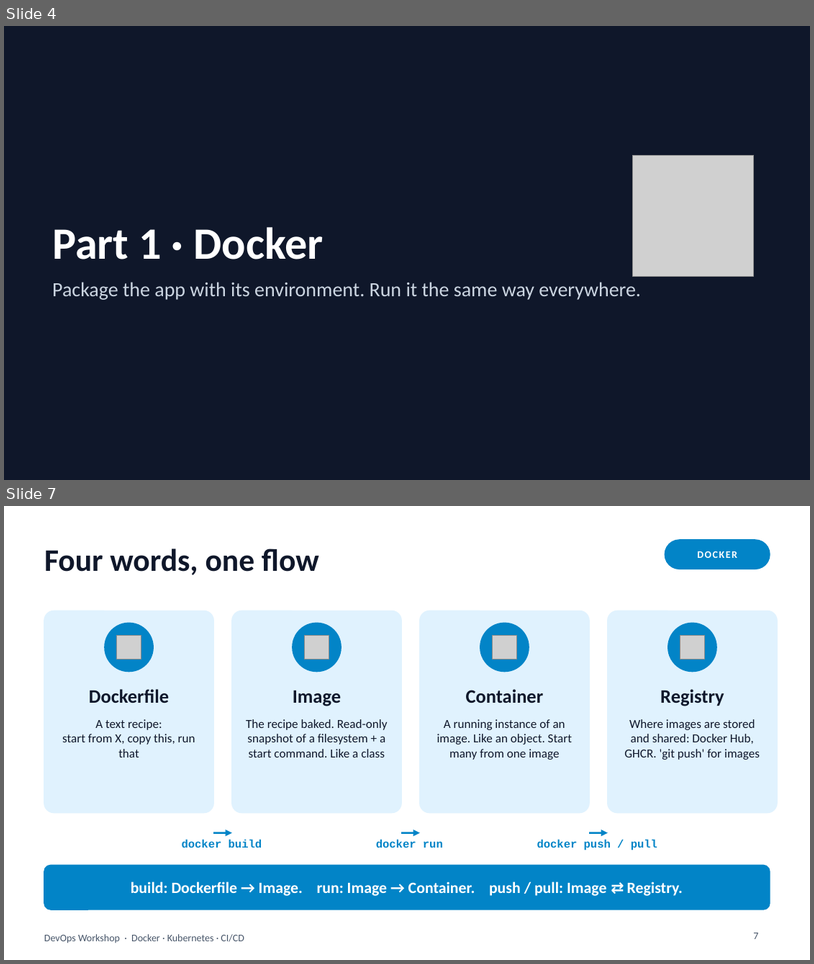
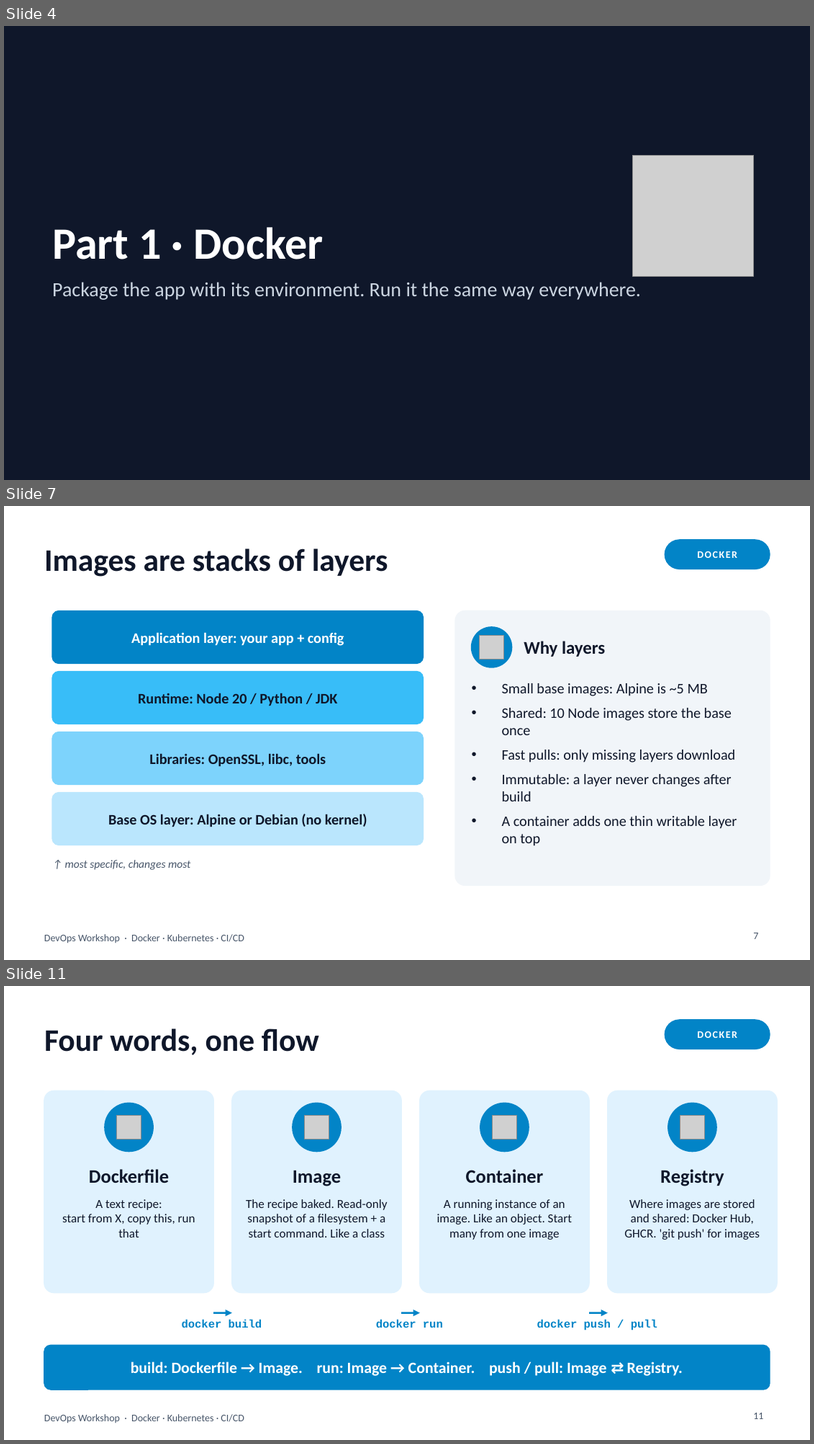
Before and after one commit to Atomiicradius/devops-session-10-26, a slide deck: slides/devops-workshop.pptx. Shown one above the other, each under a label of ours: slides 4 and 7 before the commit, slides 4, 7 and 11 after it; the slides between them are not shown. The pictures are 814x964 and 814x1444 pixels, drawn with LibreOffice and Linux fonts; fonts in the diff are those of the drawing; grey boxes stand for pictures. Boxes give left, top, right and bottom in pixels: in the first picture for what was removed or moved away, otherwise in the second. Text is boxed around its words. In the diff, an @@ line names an element or a change of style, - is before the commit and + after.

```diff
--- a/slides/devops-workshop.pptx
+++ b/slides/devops-workshop.pptx
@@ slide 7 added at <box>4,506,810,960</box>, background #FFFFFF; not listed: 1 template element that a slide beside it also shows @@
@@ title added at <box>44,548,388,577</box>, 28 pt, text #0F172A, bold @@
+Images are stacks of layers
@@ rounded rectangle added at <box>665,540,770,569</box>, fill #0284C7, outline #0284C7 1 pt @@
@@ text added at <box>697,551,738,558</box>, 9 pt, text #FFFFFF, bold @@
+DOCKER
@@ rounded rectangle added at <box>52,611,423,663</box>, fill #0284C7, outline #0284C7 1 pt @@
@@ rounded rectangle added at <box>455,611,770,885</box>, fill #F1F5F9, outline #F1F5F9 1 pt @@
@@ text added at <box>131,632,345,646</box>, 13 pt, text #FFFFFF, bold @@
+Application layer: your app + config
@@ ellipse added at <box>472,627,512,667</box>, fill #0284C7, outline #0284C7 1 pt @@
@@ picture added at <box>480,635,504,659</box> @@
@@ text added at <box>524,641,605,656</box>, 16 pt, text #0F172A, bold @@
+Why layers
@@ rounded rectangle added at <box>52,672,423,723</box>, fill #38BDF8, outline #38BDF8 1 pt @@
@@ text added at <box>138,692,337,705</box>, 13 pt, text #0F172A, bold @@
+Runtime: Node 20 / Python / JDK
@@ text added at <box>502,683,738,846</box>, 13 pt, text #0F172A @@
+• Small base images: Alpine is ~5 MB
+• Shared: 10 Node images store the base once
+• Fast pulls: only missing layers download
+• Immutable: a layer never changes after build
+• A container adds one thin writable layer on top
@@ rounded rectangle added at <box>52,732,423,784</box>, fill #7DD3FC, outline #7DD3FC 1 pt @@
@@ text added at <box>149,753,326,766</box>, 13 pt, text #0F172A, bold @@
+Libraries: OpenSSL, libc, tools
@@ rounded rectangle added at <box>52,793,423,844</box>, fill #BAE6FD, outline #BAE6FD 1 pt @@
@@ text added at <box>108,813,368,826</box>, 13 pt, text #0F172A, bold @@
+Base OS layer: Alpine or Debian (no kernel)
@@ text added at <box>65,860,190,870</box>, 10 pt, text #475569, italic @@
+↑ most specific, changes most
@@ page number added at <box>754,932,759,939</box>, 9 pt, text #475569 @@
+7
@@ what was slide 7 is now slide 11 @@
@@ page number at <box>754,1412,764,1419</box>: text changed @@
-7
+11
```
Also in this commit, not shown: 7 slides changed, 8 other slides added, 1 slide removed, 2 other files.
